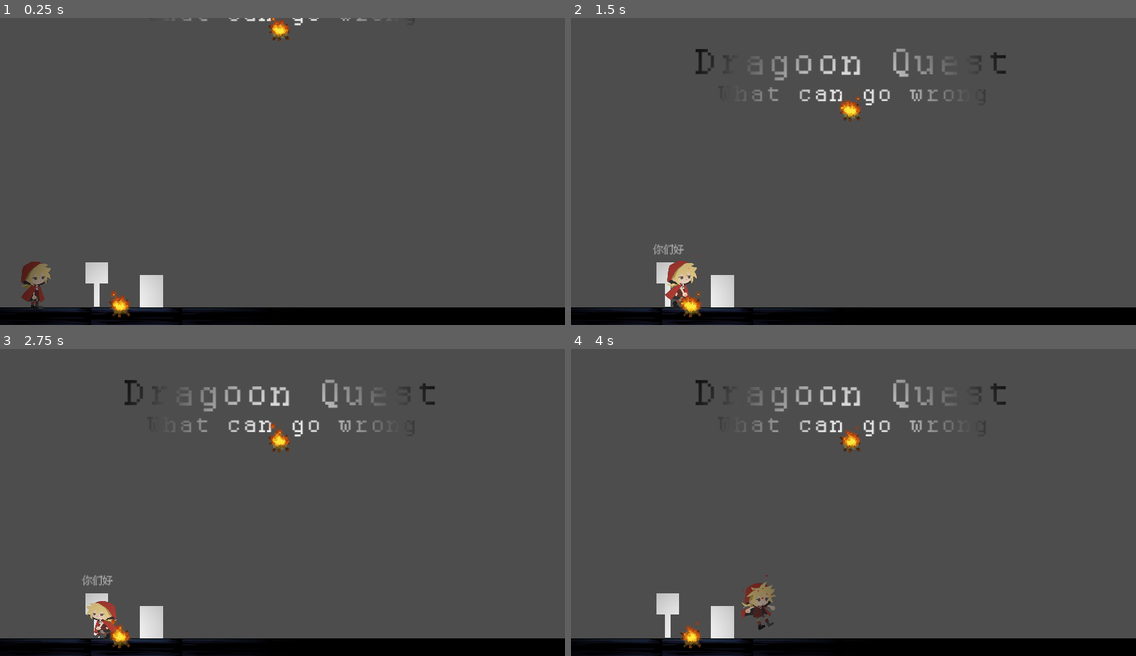
Above: before the commit, frames 1-4 (two rows, left to right).
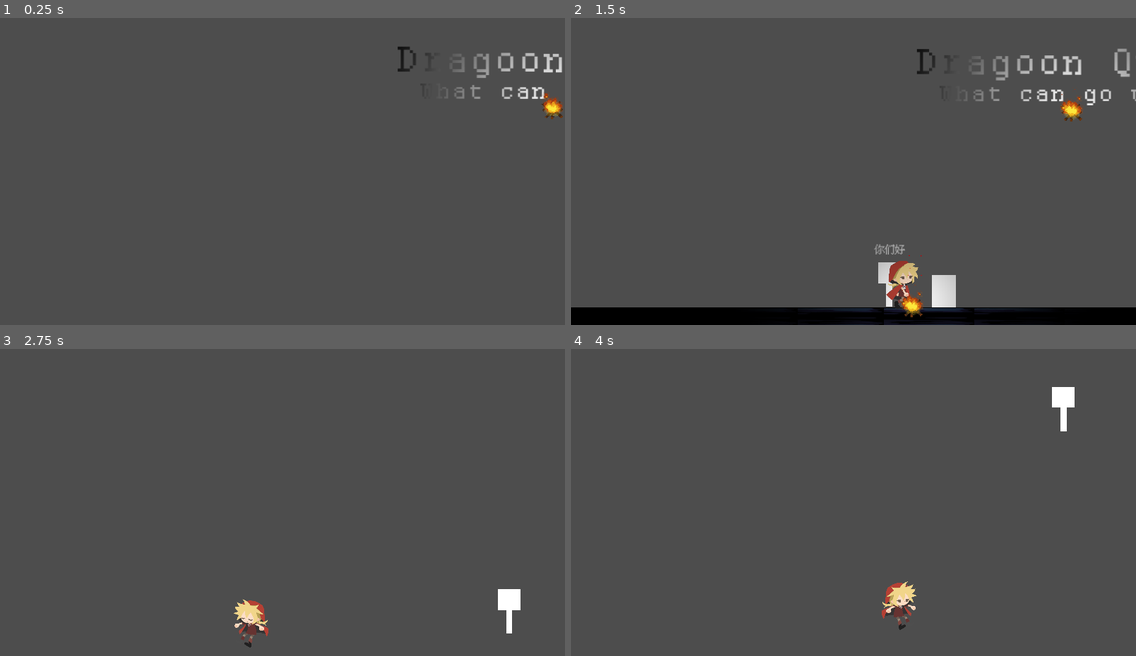
Above: after the commit, the same moments.

Repository: MassBitchen/Dragoon_Quest
Game: Godot game, scene res://场景/地图/_main/main.tscn
Same seed, same stepped clock (60 frames per second), same inputs: the game is played once before the commit and once after it.
Inputs (mouse positions are in pixels of both pictures, inside the frame that each line leads up to):
- Up to frame 1 (0.25 s): no input
- Up to frame 2 (1.5 s): move the mouse to (977, 156) at 0.52 s; hold Space (jump) 0.53-1.28 s; hold D (move_right) from 0.53 s (still down); move the mouse to (740, 186) at 1.27 s; click (740, 186) at 1.35 s
- Up to frame 3 (2.75 s): tap Space (jump) at 1.52, 1.55, 1.82, 2.3 s; move the mouse to (339, 434) at 2.02 s; release D (move_right) at 2.03 s; hold A (move_left) from 2.03 s (still down); hold E (interact) from 2.03 s (still down)
- Up to frame 4 (4 s): move the mouse to (825, 563) at 2.77 s; release A (move_left) at 2.78 s; release E (interact) at 2.78 s; hold D (move_right) from 2.78 s (still down); tap Space (jump) at 2.85, 3.02, 3.32, 3.77, 3.8 s; move the mouse to (1023, 548) at 3.52 s; press the mouse at (1023, 548) at 3.53 s

The runs differ from the first frame. In frame 1, 8.5% of the frame differs, in the area x 0-100%, y 0-100%; in frame 2, 6.5%; in frame 3, 9.3%; in frame 4, 9.6%, in the area x 0-100%, y 9-100%.

Commit message:
添加摄像机，修改人物眼睛

Diff:
--- a/brackeysgamejam_name/_资源/1/Player.tres
+++ /dev/null
@@ -1,8 +0,0 @@
-[gd_resource type="CanvasTexture" load_steps=3 format=3 uid="uid://b75ogdddoa7uj"]
-
-[ext_resource type="Texture2D" uid="uid://b06ao7meddcu0" path="res://_资源/1/Player.png" id="1_rv5ai"]
-[ext_resource type="Texture2D" uid="uid://b7yaar6tx8kmy" path="res://_资源/1/Player_normal.png" id="2_ydsny"]
-
-[resource]
-diffuse_texture = ExtResource("1_rv5ai")
-normal_texture = ExtResource("2_ydsny")
--- a/brackeysgamejam_name/project.godot
+++ b/brackeysgamejam_name/project.godot
@@ -32,7 +32,8 @@
 window/size/window_height_override=648
 window/stretch/mode="canvas_items"
 mouse_cursor/custom_image="res://_资源/mouse.png"
-mouse_cursor/tooltip_position_offset=Vector2(25, 25)
+mouse_cursor/custom_image_hotspot=Vector2(25, 25)
+mouse_cursor/tooltip_position_offset=Vector2(0, 0)
 
 [gui]
 
--- a/brackeysgamejam_name/场景/人物/主角/player.gd
+++ b/brackeysgamejam_name/场景/人物/主角/player.gd
@@ -3,6 +3,7 @@
 #组件
 @onready var body: Node2D = $Body
 @onready var animation_player: AnimationPlayer = $AnimationPlayer
+@onready var player_eye: AnimatedSprite2D = $Body/PlayerEye
 @onready var sprite_2d: Sprite2D = $Body/Sprite2D
 @onready var attack_gpu: GPUParticles2D = $Body/Attack_GPU
 @onready var attack_light: PointLight2D = $Body/Attack_light
@@ -12,6 +13,7 @@
 #Timer
 @onready var coyote_timer: Timer = $Timer/CoyoteTimer
 @onready var jump_request_timer: Timer = $Timer/JumpRequestTimer
+@onready var wink_timer: Timer = $Timer/WinkTimer
 #可交互组件
 var interacting_with: Array[Interactable]
 #移动相关
@@ -39,6 +41,8 @@
 const AIR_ACCELERATION := RUN_SPEED / 0.03
 const JUMP_VELOCITY := -500.0
 var default_gravity := ProjectSettings.get("physics/2d/default_gravity") * 2 as float
+#玩家位置
+var PlayerPosition :Vector2 = Vector2.ZERO
 #预处理
 func _unhandled_input(event: InputEvent) -> void:
 	if event.is_action_pressed("jump"):
@@ -49,14 +53,18 @@
 			velocity.y = JUMP_VELOCITY / 3
 	if event.is_action_pressed("interact") and interacting_with and interacting_label.visible:
 		interacting_with.back().interact()
+#ready
+func _ready() -> void:
+	randomize()
 #帧处理动画
 func tick_physics(state: State, _delta: float) -> void:
 	#让攻击箭头位置正确
 	arrow.global_position = attack_pos.global_position
 	#判断交互提示是否出现
 	interacting_label.visible = !interacting_with.is_empty()
-	#玩家位置发布，给怪物寻路
-
+	#玩家位置发布，给怪物和相机寻路
+	PlayerPosition = self.position
+	Game.emit_signal("player_position_update",PlayerPosition)
 	#穿越单向平台
 
 	match state:
@@ -107,6 +115,9 @@
 		var tween := create_tween()
 		tween.tween_property(sprite_2d, "scale", Vector2(0.5,0.4), 0.1)
 		tween.tween_property(sprite_2d, "scale", Vector2(0.5,0.5), 0.1)
+		var eye_tween := create_tween()
+		eye_tween.tween_property(player_eye, "scale", Vector2(0.5,0.4), 0.1)
+		eye_tween.tween_property(player_eye, "scale", Vector2(0.5,0.5), 0.1)
 	if from == State.ATTACK:
 		attack_gpu.emitting = false
 		attack_light.enabled = false
@@ -125,6 +136,9 @@
 			var tween := create_tween()
 			tween.tween_property(sprite_2d, "scale", Vector2(0.4,0.5), 0.1)
 			tween.tween_property(sprite_2d, "scale", Vector2(0.5,0.5), 0.1)
+			var eye_tween := create_tween()
+			eye_tween.tween_property(player_eye, "scale", Vector2(0.4,0.5), 0.1)
+			eye_tween.tween_property(player_eye, "scale", Vector2(0.5,0.5), 0.1)
 		State.FALL:
 			animation_player.play("fall")
 		State.ATTACK:
@@ -161,3 +175,7 @@
 func play_sfx(name: String) -> void:
 	SoundManager.play_sfx(name)
 #信号---
+#眨眼倒计时
+func _on_wink_timer_timeout() -> void:
+	player_eye.play("wink")
+	wink_timer.wait_time = randf_range(3, 6)
--- a/brackeysgamejam_name/场景/人物/主角/player.tscn
+++ b/brackeysgamejam_name/场景/人物/主角/player.tscn
@@ -1,10 +1,32 @@
-[gd_scene load_steps=17 format=3 uid="uid://d3pdj2pxxurb6"]
+[gd_scene load_steps=20 format=3 uid="uid://d3pdj2pxxurb6"]
 
 [ext_resource type="Script" path="res://脚本/StateMachine.gd" id="1_o6q0p"]
 [ext_resource type="Script" path="res://场景/人物/主角/player.gd" id="1_srj1n"]
 [ext_resource type="Texture2D" uid="uid://b06ao7meddcu0" path="res://_资源/1/Player.png" id="2_bd15t"]
 [ext_resource type="PackedScene" uid="uid://djw3htxsye74s" path="res://粒子/attack_gpu.tscn" id="3_d5pue"]
 [ext_resource type="PackedScene" uid="uid://bby16skaep1rl" path="res://场景/小组件/攻击箭头/arrow.tscn" id="4_cor5o"]
+
+[sub_resource type="AtlasTexture" id="AtlasTexture_cdhr4"]
+atlas = ExtResource("2_bd15t")
+region = Rect2(500, 1000, 500, 500)
+
+[sub_resource type="AtlasTexture" id="AtlasTexture_6orji"]
+atlas = ExtResource("2_bd15t")
+region = Rect2(0, 1000, 500, 500)
+
+[sub_resource type="SpriteFrames" id="SpriteFrames_q6bty"]
+animations = [{
+"frames": [{
+"duration": 1.0,
+"texture": SubResource("AtlasTexture_cdhr4")
+}, {
+"duration": 1.0,
+"texture": SubResource("AtlasTexture_6orji")
+}],
+"loop": false,
+"name": &"wink",
+"speed": 5.0
+}]
 
 [sub_resource type="Gradient" id="Gradient_lj6mc"]
 interpolation_mode = 2
@@ -62,6 +84,18 @@
 "transitions": PackedFloat32Array(1),
 "update": 1,
 "values": [0]
+}
+tracks/3/type = "value"
+tracks/3/imported = false
+tracks/3/enabled = true
+tracks/3/path = NodePath("Body/PlayerEye:position")
+tracks/3/interp = 1
+tracks/3/loop_wrap = true
+tracks/3/keys = {
+"times": PackedFloat32Array(0),
+"transitions": PackedFloat32Array(1),
+"update": 0,
+"values": [Vector2(0, 0)]
 }
 
 [sub_resource type="Animation" id="Animation_l4m4e"]
@@ -285,6 +319,18 @@
 "method": &"play_sfx"
 }]
 }
+tracks/4/type = "value"
+tracks/4/imported = false
+tracks/4/enabled = true
+tracks/4/path = NodePath("Body/PlayerEye:position")
+tracks/4/interp = 1
+tracks/4/loop_wrap = true
+tracks/4/keys = {
+"times": PackedFloat32Array(0, 0.15, 0.3, 0.45),
+"transitions": PackedFloat32Array(1, 1, 1, 1),
+"update": 1,
+"values": [Vector2(0, -2), Vector2(0, 0), Vector2(0, -2), Vector2(0, 0)]
+}
 
 [sub_resource type="AnimationLibrary" id="AnimationLibrary_d4btm"]
 _data = {
@@ -310,6 +356,12 @@
 region_rect = Rect2(0, 0, 500, 500)
 region_filter_clip_enabled = true
 
+[node name="PlayerEye" type="AnimatedSprite2D" parent="Body"]
+scale = Vector2(0.5, 0.5)
+sprite_frames = SubResource("SpriteFrames_q6bty")
+animation = &"wink"
+offset = Vector2(0, -161)
+
 [node name="Attack_GPU" parent="Body" instance=ExtResource("3_d5pue")]
 position = Vector2(63, -165)
 emitting = false
@@ -350,6 +402,9 @@
 [node name="CoyoteTimer" type="Timer" parent="Timer"]
 
 [node name="JumpRequestTimer" type="Timer" parent="Timer"]
+
+[node name="WinkTimer" type="Timer" parent="Timer"]
+autostart = true
 
 [node name="UI" type="CanvasLayer" parent="."]
 
@@ -370,3 +425,5 @@
 
 [node name="StateMachine" type="Node" parent="."]
 script = ExtResource("1_o6q0p")
+
+[connection signal="timeout" from="Timer/WinkTimer" to="." method="_on_wink_timer_timeout"]
--- a/brackeysgamejam_name/场景/地图/1/level_1.tscn
+++ b/brackeysgamejam_name/场景/地图/1/level_1.tscn
@@ -1,19 +1,34 @@
-[gd_scene load_steps=4 format=3 uid="uid://c5jwvlk3fol5g"]
+[gd_scene load_steps=7 format=3 uid="uid://c5jwvlk3fol5g"]
 
 [ext_resource type="PackedScene" uid="uid://bcdxtwprt24cm" path="res://场景/地图/继承/level.tscn" id="1_s1ums"]
+[ext_resource type="Script" path="res://脚本/EntryPoint.gd" id="2_kkmlt"]
 [ext_resource type="PackedScene" uid="uid://d3pdj2pxxurb6" path="res://场景/人物/主角/player.tscn" id="2_nulvh"]
+[ext_resource type="PackedScene" uid="uid://yv21d5ap61pu" path="res://场景/小组件/摄像机/camera.tscn" id="4_1u83q"]
+[ext_resource type="PackedScene" uid="uid://bgwduib0f5h5d" path="res://场景/小组件/留言板/textboard.tscn" id="5_n86dx"]
 
 [sub_resource type="RectangleShape2D" id="RectangleShape2D_yknwc"]
 size = Vector2(1981, 20)
 
 [node name="Level_1" instance=ExtResource("1_s1ums")]
 
-[node name="Player" parent="." index="1" instance=ExtResource("2_nulvh")]
-position = Vector2(238, 395)
+[node name="EntryPoint" parent="." index="1"]
+position = Vector2(1197, -186)
 
-[node name="StaticBody2D" type="StaticBody2D" parent="." index="2"]
+[node name="Entry1" type="Marker2D" parent="EntryPoint" index="0"]
+position = Vector2(-266, 1232)
+script = ExtResource("2_kkmlt")
+
+[node name="Player" parent="." index="2" instance=ExtResource("2_nulvh")]
+position = Vector2(62, 1055)
+
+[node name="StaticBody2D" type="StaticBody2D" parent="." index="3"]
 position = Vector2(19, 521)
 
 [node name="CollisionShape2D" type="CollisionShape2D" parent="StaticBody2D" index="0"]
 position = Vector2(978.5, 542)
 shape = SubResource("RectangleShape2D_yknwc")
+
+[node name="Camera" parent="." index="4" instance=ExtResource("4_1u83q")]
+
+[node name="textboard" parent="." index="5" instance=ExtResource("5_n86dx")]
+position = Vector2(768, 1051)
--- a/brackeysgamejam_name/场景/地图/_main/main.tscn
+++ b/brackeysgamejam_name/场景/地图/_main/main.tscn
@@ -7,6 +7,7 @@
 [ext_resource type="Texture2D" uid="uid://ske7om1ggl4f" path="res://_资源/2/_0004_waterway2.png" id="3_qeljq"]
 [ext_resource type="PackedScene" uid="uid://bgwduib0f5h5d" path="res://场景/小组件/留言板/textboard.tscn" id="4_j43x0"]
 [ext_resource type="PackedScene" uid="uid://cmlt5k61om75r" path="res://场景/小组件/门/door.tscn" id="5_hui5q"]
+[ext_resource type="PackedScene" uid="uid://yv21d5ap61pu" path="res://场景/小组件/摄像机/camera.tscn" id="8_yyvng"]
 
 [sub_resource type="RectangleShape2D" id="RectangleShape2D_xiwv6"]
 size = Vector2(318, 65)
@@ -168,17 +169,85 @@
 position = Vector2(165, 1030.5)
 shape = SubResource("RectangleShape2D_xiwv6")
 
-[node name="door" parent="." index="1" instance=ExtResource("5_hui5q")]
+[node name="StaticBody2D8" type="StaticBody2D" parent="TileMap" index="8"]
+position = Vector2(-944, 21)
+
+[node name="0004Waterway2" type="Sprite2D" parent="TileMap/StaticBody2D8" index="0"]
+position = Vector2(165, 1031)
+texture = ExtResource("3_qeljq")
+
+[node name="CollisionShape2D" type="CollisionShape2D" parent="TileMap/StaticBody2D8" index="1"]
+position = Vector2(165, 1030.5)
+shape = SubResource("RectangleShape2D_xiwv6")
+
+[node name="StaticBody2D9" type="StaticBody2D" parent="TileMap" index="9"]
+position = Vector2(-626, 21)
+
+[node name="0004Waterway2" type="Sprite2D" parent="TileMap/StaticBody2D9" index="0"]
+position = Vector2(165, 1031)
+texture = ExtResource("3_qeljq")
+
+[node name="CollisionShape2D" type="CollisionShape2D" parent="TileMap/StaticBody2D9" index="1"]
+position = Vector2(165, 1030.5)
+shape = SubResource("RectangleShape2D_xiwv6")
+
+[node name="StaticBody2D10" type="StaticBody2D" parent="TileMap" index="10"]
+position = Vector2(-308, 21)
+
+[node name="0004Waterway2" type="Sprite2D" parent="TileMap/StaticBody2D10" index="0"]
+position = Vector2(165, 1031)
+texture = ExtResource("3_qeljq")
+
+[node name="CollisionShape2D" type="CollisionShape2D" parent="TileMap/StaticBody2D10" index="1"]
+position = Vector2(165, 1030.5)
+shape = SubResource("RectangleShape2D_xiwv6")
+
+[node name="StaticBody2D11" type="StaticBody2D" parent="TileMap" index="11"]
+position = Vector2(2184, 21)
+
+[node name="0004Waterway2" type="Sprite2D" parent="TileMap/StaticBody2D11" index="0"]
+position = Vector2(165, 1031)
+texture = ExtResource("3_qeljq")
+
+[node name="CollisionShape2D" type="CollisionShape2D" parent="TileMap/StaticBody2D11" index="1"]
+position = Vector2(165, 1030.5)
+shape = SubResource("RectangleShape2D_xiwv6")
+
+[node name="StaticBody2D12" type="StaticBody2D" parent="TileMap" index="12"]
+position = Vector2(2502, 21)
+
+[node name="0004Waterway2" type="Sprite2D" parent="TileMap/StaticBody2D12" index="0"]
+position = Vector2(165, 1031)
+texture = ExtResource("3_qeljq")
+
+[node name="CollisionShape2D" type="CollisionShape2D" parent="TileMap/StaticBody2D12" index="1"]
+position = Vector2(165, 1030.5)
+shape = SubResource("RectangleShape2D_xiwv6")
+
+[node name="StaticBody2D13" type="StaticBody2D" parent="TileMap" index="13"]
+position = Vector2(2820, 21)
+
+[node name="0004Waterway2" type="Sprite2D" parent="TileMap/StaticBody2D13" index="0"]
+position = Vector2(165, 1031)
+texture = ExtResource("3_qeljq")
+
+[node name="CollisionShape2D" type="CollisionShape2D" parent="TileMap/StaticBody2D13" index="1"]
+position = Vector2(165, 1030.5)
+shape = SubResource("RectangleShape2D_xiwv6")
+
+[node name="door" parent="." index="2" instance=ExtResource("5_hui5q")]
 position = Vector2(529, 1016)
-
-[node name="textboard" parent="." index="2" instance=ExtResource("4_j43x0")]
+path = "res://场景/地图/1/level_1.tscn"
+entry_point = "entry1d"
+
+[node name="textboard" parent="." index="3" instance=ExtResource("4_j43x0")]
 position = Vector2(339, 1017)
 text = "你们好"
 
-[node name="Player" parent="." index="3" instance=ExtResource("2_x3tw1")]
+[node name="Player" parent="." index="4" instance=ExtResource("2_x3tw1")]
 position = Vector2(122, 1018)
 
-[node name="title" type="RichTextLabel" parent="." index="4"]
+[node name="title" type="RichTextLabel" parent="." index="5"]
 offset_left = 6.0
 offset_top = -348.0
 offset_right = 1975.0
@@ -200,7 +269,7 @@
 texture = SubResource("GradientTexture2D_bg78g")
 height = 20.0
 
-[node name="light" type="Node2D" parent="." index="5"]
+[node name="light" type="Node2D" parent="." index="6"]
 
 [node name="CanvasModulate" type="CanvasModulate" parent="light" index="0"]
 color = Color(0, 0, 0, 1)
@@ -216,3 +285,6 @@
 scale = Vector2(2, 2)
 texture = SubResource("GradientTexture2D_bg78g")
 height = 20.0
+
+[node name="Camera" parent="." index="7" instance=ExtResource("8_yyvng")]
+limit_bottom = 1080
--- a/brackeysgamejam_name/场景/地图/继承/level.gd
+++ b/brackeysgamejam_name/场景/地图/继承/level.gd
@@ -1,2 +1,14 @@
 class_name World
 extends Node2D
+
+var player = load("res://场景/人物/主角/player.tscn")
+@onready var camera_2d: Camera2D = $Camera
+
+func update_player(pos : Vector2, direction : Player.Direction) -> void:
+	camera_2d.global_position = pos
+	camera_2d.reset_smoothing()
+	camera_2d.force_update_scroll()
+	player = player.instantiate()
+	player.global_position = pos
+	player.name = "Player"
+	add_child(player)
--- a/brackeysgamejam_name/场景/地图/继承/level.tscn
+++ b/brackeysgamejam_name/场景/地图/继承/level.tscn
@@ -8,3 +8,5 @@
 [node name="TileMap" type="Node2D" parent="."]
 
 [node name="TileMapLayer" type="TileMapLayer" parent="TileMap"]
+
+[node name="EntryPoint" type="Node2D" parent="."]
--- /dev/null
+++ b/brackeysgamejam_name/场景/小组件/摄像机/camera.gd
@@ -0,0 +1,29 @@
+extends Camera2D
+
+@export var recovery_speed := 16.0
+@export var k :float = 0.02
+
+var strength := 0.0
+var PlayerPos :Vector2
+var t = true
+
+func _ready() -> void:
+	Game.camera_should_shake.connect(func (amount: float):
+		strength += amount
+	)
+	Game.connect("player_position_update", Callable(self,"_on_player_position_update"))
+
+func _process(delta: float) -> void:
+	var p2 = self.global_position
+	var p1 :Vector2 = PlayerPos
+	p2 += (p1 - p2) * k
+	self.global_position = p2
+
+	offset = Vector2(
+		randf_range(-strength, +strength),
+		randf_range(-strength, +strength)
+	)
+	strength = move_toward(strength, 0, recovery_speed * delta)
+
+func _on_player_position_update(PlayerPosition):
+	PlayerPos = PlayerPosition
--- /dev/null
+++ b/brackeysgamejam_name/场景/小组件/摄像机/camera.tscn
@@ -0,0 +1,6 @@
+[gd_scene load_steps=2 format=3 uid="uid://yv21d5ap61pu"]
+
+[ext_resource type="Script" path="res://场景/小组件/摄像机/camera.gd" id="1_xy2ck"]
+
+[node name="Camera" type="Camera2D"]
+script = ExtResource("1_xy2ck")
--- a/brackeysgamejam_name/系统/Game/game.gd
+++ b/brackeysgamejam_name/系统/Game/game.gd
@@ -3,6 +3,8 @@
 @onready var color_rect: ColorRect = $ColorRect
 #信号
 signal camera_should_shake(amount: float)
+#玩家位置信号
+signal player_position_update()
 
 #摇相机
 func shake_camera(amount: float) -> void:
@@ -12,3 +14,13 @@
 	var duration := params.get("duration", 0.2) as float
 	var tree := get_tree()
 	tree.change_scene_to_file(path)
+	await tree.tree_changed
+	if tree.current_scene is World:
+		await tree.process_frame
+		if "entry_point" in params:
+			for node in tree.get_nodes_in_group("entry_points"):
+				if node.name == params.entry_point:
+					tree.current_scene.update_player(node.global_position, node.direction)
+					break
+		if "position" in params and "direction" in params:
+			tree.current_scene.update_player(params.position, params.direction)
Binary file changed: brackeysgamejam_name/_资源/1/Player.png
Binary file removed: brackeysgamejam_name/_资源/1/Player_normal.png
Not shown, removed: brackeysgamejam_name/_资源/1/Player_normal.png.import
Not shown: 1 places in brackeysgamejam_name/场景/地图/_main/main.tscn that only renumber resources
